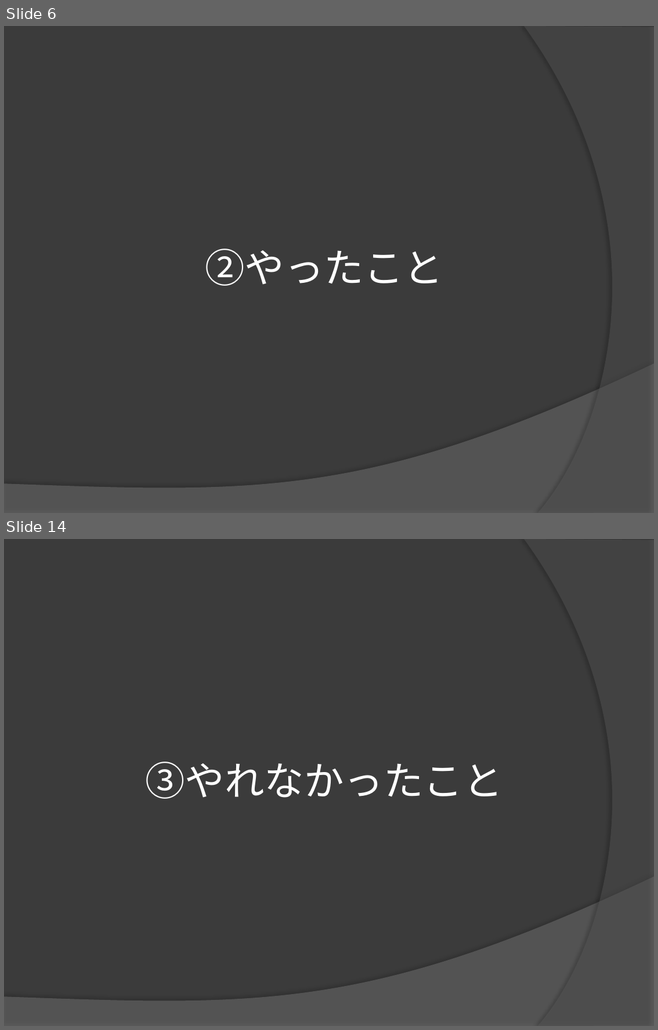
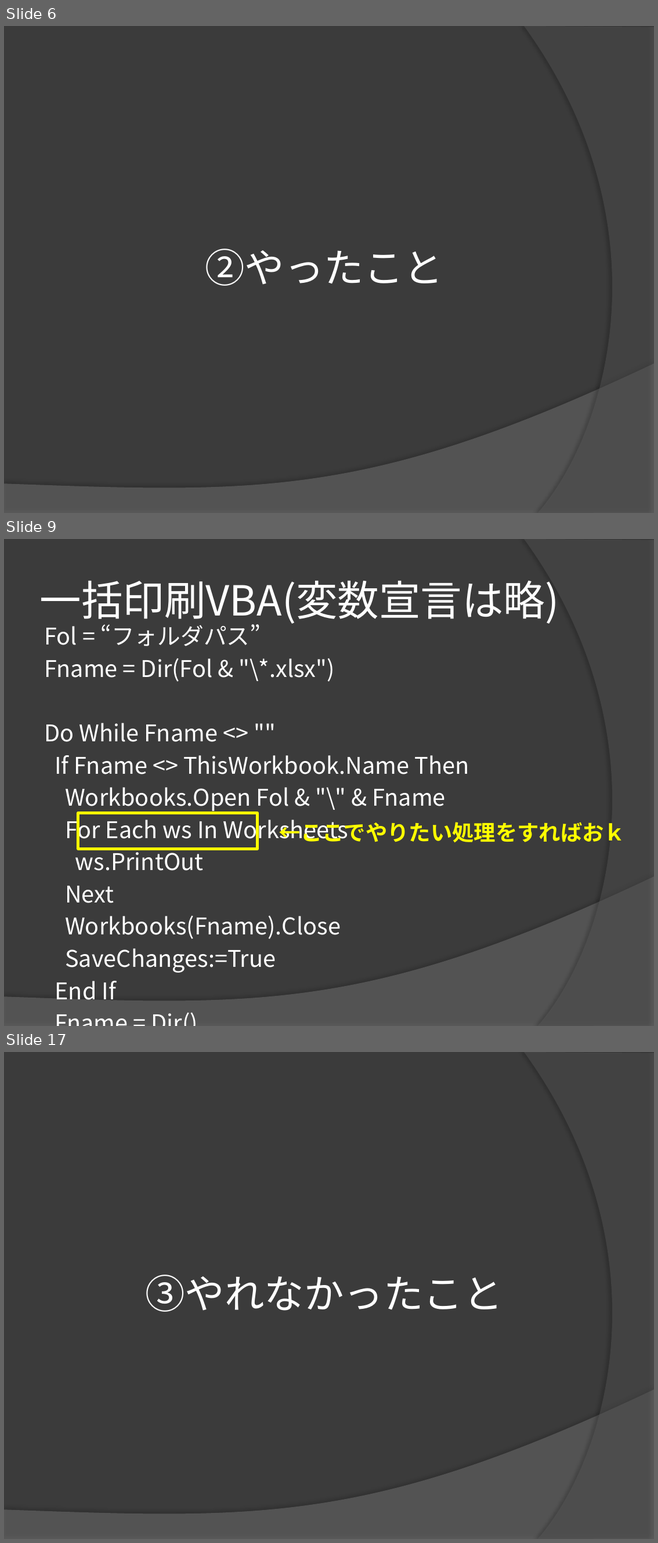
Before and after one commit to yuridonus/FEstudy, a slide deck: hateful_excel.pptx. Shown one above the other, each under a label of ours: slides 6 and 14 before the commit, slides 6, 9 and 17 after it; the slides between them are not shown. The pictures are 658x1030 and 658x1543 pixels, drawn with LibreOffice and Linux fonts; fonts in the diff are those of the drawing. Boxes give left, top, right and bottom in pixels: in the first picture for what was removed or moved away, otherwise in the second. Text is boxed around its words. In the diff, an @@ line names an element or a change of style, - is before the commit and + after.

```diff
--- a/hateful_excel.pptx
+++ b/hateful_excel.pptx
@@ slide 9 added at [4,539,654,1026], background #3B3B3B; not listed: 2 template elements that a slide beside it also shows @@
@@ title added at [40,581,559,626], 46 pt, text #FFFFFF @@
+一括印刷VBA(変数宣言は略)
@@ text added at [45,624,469,1000], 25.5 pt, text #FFFFFF @@
+Fol = “フォルダパス”
+Fname = Dir(Fol & "\*.xlsx")
+Do While Fname <> ""
+If Fname <> ThisWorkbook.Name Then
+Workbooks.Open Fol & "\" & Fname
+For Each ws In Worksheets
+ws.PrintOut
+Next
+Workbooks(Fname).Close
+SaveChanges:=True
+End If
+Fname = Dir()
+Loop
@@ rectangle added at [78,813,257,849], outline #FFFF00 3 pt @@
@@ text added at [279,820,625,843], 24 pt, text #FFFF00, bold @@
+←ここでやりたい処理をすればおｋ
@@ what was slide 14 is now slide 17 @@
```
Also in this commit, not shown: 7 slides changed, 6 other slides added, 3 slides removed.
